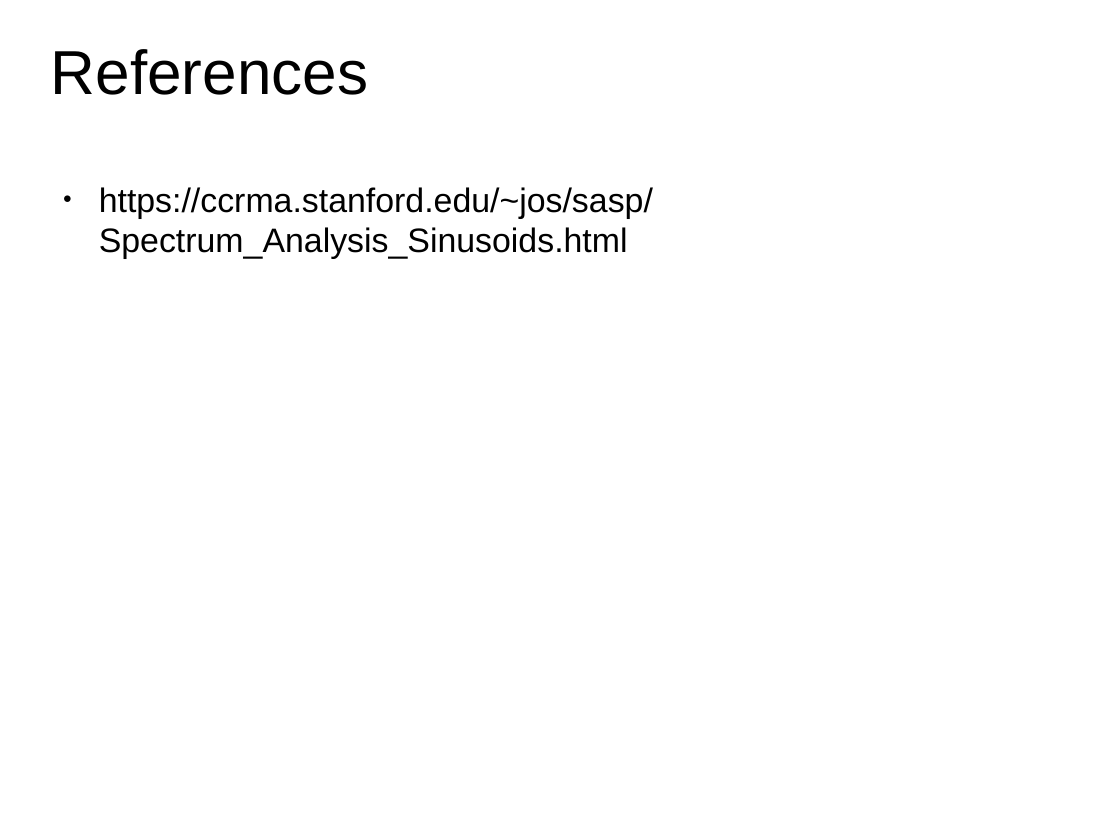
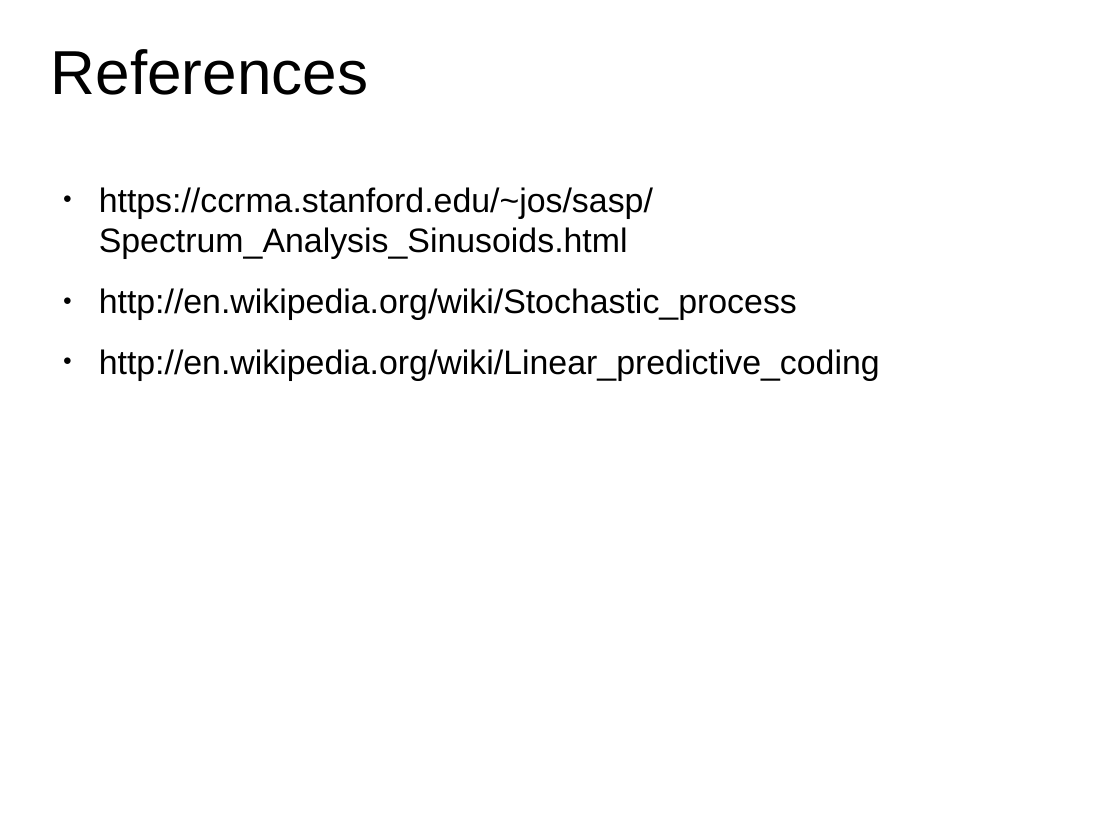
Before and after one commit to MTG/sms-tools, a slide deck: slide 19 of teaching-material/lectures/lect7-Sinusoidal-plus-Residual-model/7-Sinusoidal-plus-Residual-model.odp (slide 18 before the commit). Drawn at 1120x840 pixels with LibreOffice and Linux fonts; fonts in the diff are those of the drawing. Boxes give left, top, right and bottom in pixels: in the first picture for what was removed or moved away, otherwise in the second. Text is boxed around its words. In the diff, an @@ line names an element or a change of style, - is before the commit and + after.

```diff
--- a/teaching-material/lectures/lect7-Sinusoidal-plus-Residual-model/7-Sinusoidal-plus-Residual-model.odp
+++ b/teaching-material/lectures/lect7-Sinusoidal-plus-Residual-model/7-Sinusoidal-plus-Residual-model.odp
@@ text at box(99, 288, 880, 380): paragraphs added @@
+● http://en.wikipedia.org/wiki/Stochastic_process
+● http://en.wikipedia.org/wiki/Linear_predictive_coding
```
Also in this commit, not shown: 5 other slides changed, 9 slides added, 8 slides removed, 19 other files.
